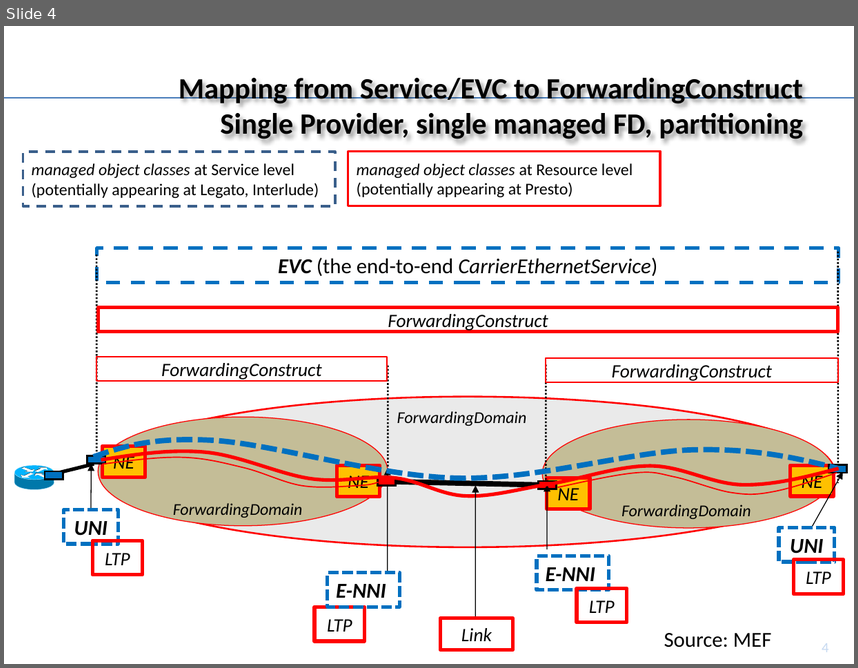
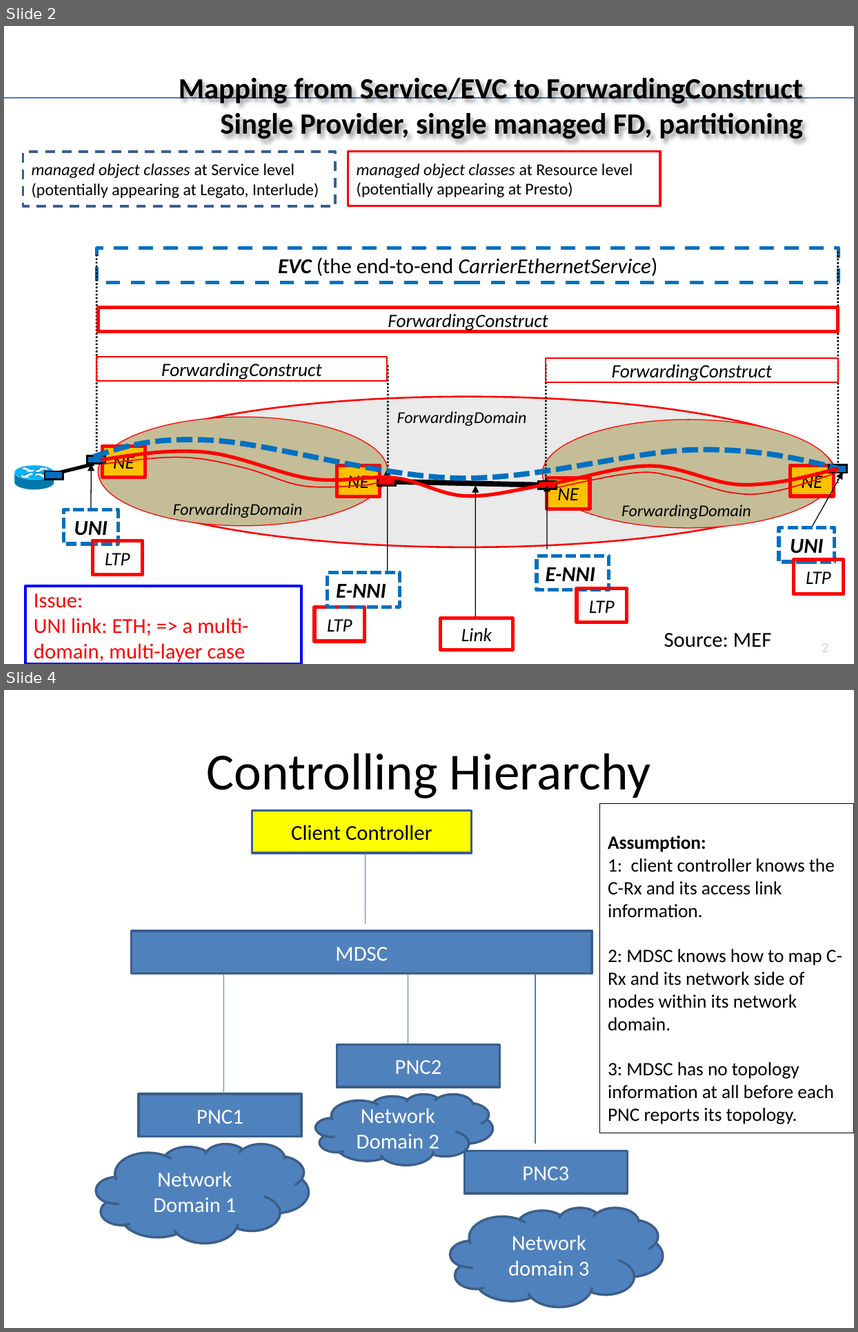
Before and after one commit to TransportModels/IETF-Transport-Modeling, a slide deck: Transport-UseCases/UC#3_P2P_SingleProvider_MultiDomainTopology.pptx. Shown one above the other, each under a label of ours: slide 4 before the commit, slides 2 and 4 after it; the slides between them are not shown. The pictures are 858x668 and 858x1332 pixels, drawn with LibreOffice and Linux fonts; fonts in the diff are those of the drawing; background and template pictures are left out. Boxes give left, top, right and bottom in pixels: in the first picture for what was removed or moved away, otherwise in the second. Text is boxed around its words. In the diff, an @@ line names an element or a change of style, - is before the commit and + after.

```diff
--- a/Transport-UseCases/UC#3_P2P_SingleProvider_MultiDomainTopology.pptx
+++ b/Transport-UseCases/UC#3_P2P_SingleProvider_MultiDomainTopology.pptx
@@ slide 4 added at (4, 690, 854, 1328), background #FFFFFF @@
@@ title added at (207, 753, 651, 798), 44 pt, text #000000 @@
+Controlling Hierarchy
@@ rectangle added at (252, 811, 472, 854), fill #FFFF00, outline #3A5F8C 2 pt, 18 pt, text #000000 @@
+Client Controller
@@ rectangle added at (599, 803, 854, 1132), outline #000000 0.75 pt, 16 pt, text #000000 @@
+Assumption:
+1: client controller knows the C-Rx and its access link information.
+2: MDSC knows how to map C-Rx and its network side of nodes within its network domain.
+3: MDSC has no topology information at all before each PNC reports its topology.
@@ line added from (366, 854) to (366, 924), #4B7EBC 0.75 pt @@
@@ rectangle added at (132, 931, 593, 973), fill #4F81BD, outline #3A5F8C 2 pt, 18 pt, text #FFFFFF @@
+MDSC
@@ line added from (223, 973) to (223, 1094), #4B7EBC 0.75 pt @@
@@ line added from (408, 973) to (408, 1045), #4B7EBC 0.75 pt @@
@@ line added from (535, 973) to (535, 1143), #4B7EBC 0.75 pt @@
@@ rectangle added at (337, 1045, 500, 1087), fill #4F81BD, outline #3A5F8C 2 pt, 18 pt, text #FFFFFF @@
+PNC2
@@ rectangle added at (139, 1094, 301, 1136), fill #4F81BD, outline #3A5F8C 2 pt, 18 pt, text #FFFFFF @@
+PNC1
@@ cloud added at (316, 1094, 493, 1164), fill #4F81BD, outline #3A5F8C 2 pt, 18 pt, text #FFFFFF @@
+Network Domain 2
@@ cloud added at (96, 1143, 308, 1243), fill #4F81BD, outline #3A5F8C 2 pt, 18 pt, text #FFFFFF @@
+Network Domain 1
@@ rectangle added at (465, 1151, 628, 1193), fill #4F81BD, outline #3A5F8C 2 pt, 18 pt, text #FFFFFF @@
+PNC3
@@ cloud added at (450, 1207, 663, 1306), fill #4F81BD, outline #3A5F8C 2 pt, 18 pt, text #FFFFFF @@
+Network domain 3
@@ what was slide 4 is now slide 2 @@
@@ slide 2 changed as well @@
@@ rectangle added at (25, 586, 301, 664), outline #0000FF 2 pt, 18 pt, text #FF0000 @@
+Issue:
+UNI link: ETH; => a multi-domain, multi-layer case
@@ page number at (822, 643, 829, 652): text changed @@
-4
+2
```
Also in this commit, not shown: 2 other slides changed, 8 other slides added, 8 slides removed.
